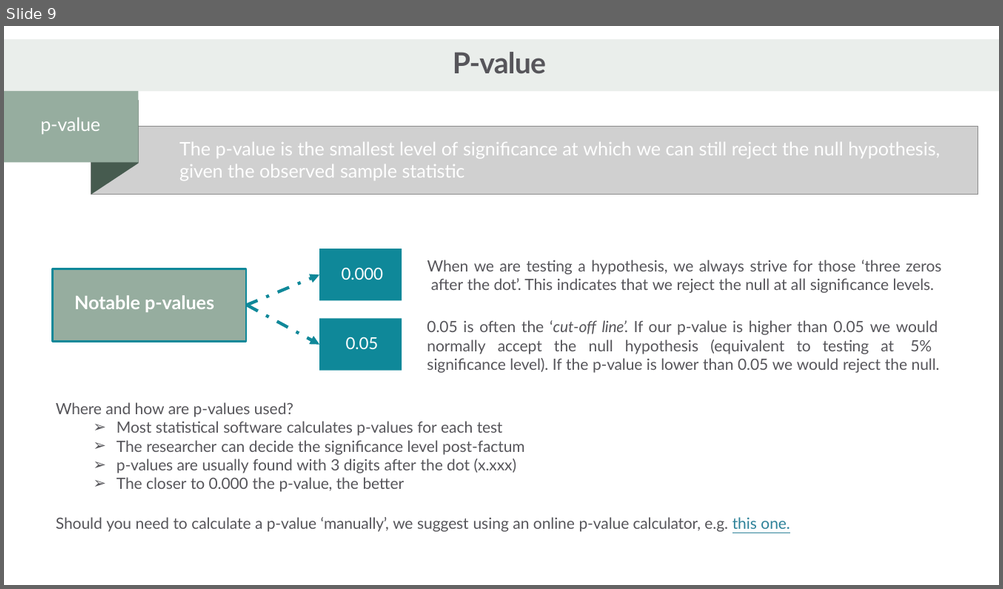
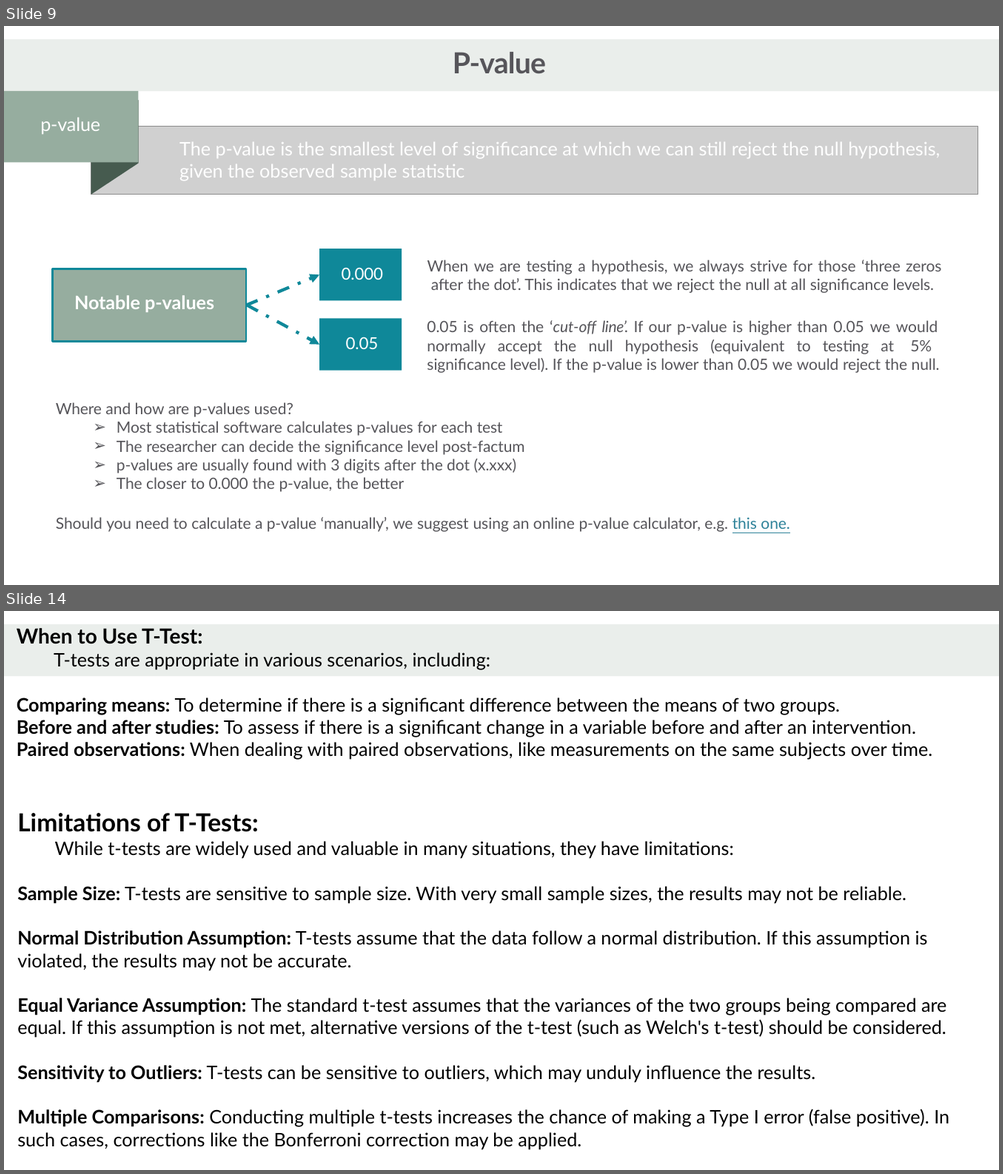
Before and after one commit to Hari-810/ML_DL, a slide deck: EDA/hypothesis_testing.pptx. Shown one above the other, each under a label of ours: slide 9 before the commit, slides 9 and 14 after it; the slides between them are not shown. The pictures are 1003x589 and 1003x1174 pixels, drawn with LibreOffice and Linux fonts; fonts in the diff are those of the drawing; grey boxes stand for pictures. Boxes give left, top, right and bottom in pixels: in the first picture for what was removed or moved away, otherwise in the second. Text is boxed around its words. In the diff, an @@ line names an element or a change of style, - is before the commit and + after.

```diff
--- a/EDA/hypothesis_testing.pptx
+++ b/EDA/hypothesis_testing.pptx
@@ slide 14 added at bbox=[4, 611, 999, 1170], background #FFFFFF @@
@@ freeform shape added at bbox=[4, 624, 999, 677], fill #EAEEEB @@
@@ subtitle added at bbox=[17, 628, 933, 760], 18 pt, text #000000 @@
+When to Use T-Test:
+T-tests are appropriate in various scenarios, including:
+Comparing means: To determine if there is a significant difference between the means of two groups.
+Before and after studies: To assess if there is a significant change in a variable before and after an intervention.
+Paired observations: When dealing with paired observations, like measurements on the same subjects over time.
@@ text added at bbox=[17, 813, 949, 1150], 18 pt, text #000000 @@
+Limitations of T-Tests:
+While t-tests are widely used and valuable in many situations, they have limitations:
+Sample Size: T-tests are sensitive to sample size. With very small sample sizes, the results may not be reliable.
+Normal Distribution Assumption: T-tests assume that the data follow a normal distribution. If this assumption is violated, the results may not be accurate.
+Equal Variance Assumption: The standard t-test assumes that the variances of the two groups being compared are equal. If this assumption is not met, alternative versions of the t-test (such as Welch's t-test) should be considered.
+Sensitivity to Outliers: T-tests can be sensitive to outliers, which may unduly influence the results.
+Multiple Comparisons: Conducting multiple t-tests increases the chance of making a Type I error (false positive). In such cases, corrections like the Bonferroni correction may be applied.
```
Also in this commit, not shown: 4 slides changed, 5 other slides added, 7 other files.
